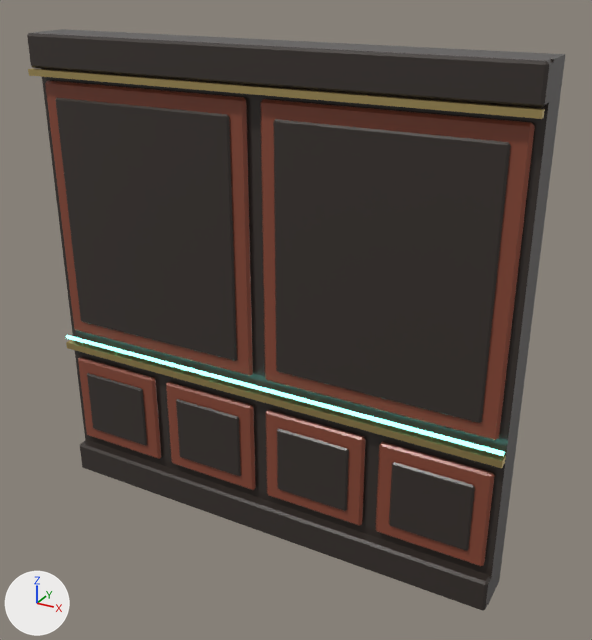
The glTF model maze3d/kits/executive/models/wall_ex_panel2.glb as it was, and as the next commit left it.
Rendered twice from a 50 mm lens placed at (3.07, -4.99, 4.52), pointed at (0.23, 0.18, 1.94). Arrows for +X, +Y and +Z are at lower left; the lights stay in place. The picture after the commit comes second. Vertices at exactly the same position are counted once.

Before the edit, the objects in view are built like this:
```python
mat_ebony = principled_material('ebony')
mat_ebony.base_color = (0.045, 0.035, 0.03)  # dark grey #3c3530
mat_ebony.metallic = 0.1
mat_ebony.roughness = 0.28
mat_holo = principled_material('holo')
mat_holo.base_color = (0.2, 0.95, 0.85)  # cyan #7cf9ed
mat_holo.roughness = 0.6
mat_holo.emission_color = (0.211, 1.0, 0.895)  # cyan #7ffff3
mat_holo.emission_strength = 2.85
me_wall = bpy.data.meshes.new('wall')
me_wall.from_pydata(...)  # 368 vertices, 664 faces; spans x -2.0..2.0, y -0.14..0.3, z 0.0..4.0
# faces by material slot: [364, 264, 24, 12]
me_wall.materials.append(mat_ebony)  # dark grey #3c3530
me_wall.materials.append(mat_rosewood)  # brown #8b4b38
me_wall.materials.append(mat_brass)  # yellow #ddc481
me_wall.materials.append(mat_holo)  # cyan #7cf9ed, glowing cyan #7ffff3
ob_wall_ex_panel2 = bpy.data.objects.new('wall_ex_panel2', me_wall)
ob_wall_ex_panel2.location = (0.0, 0.0, 0.0)
```
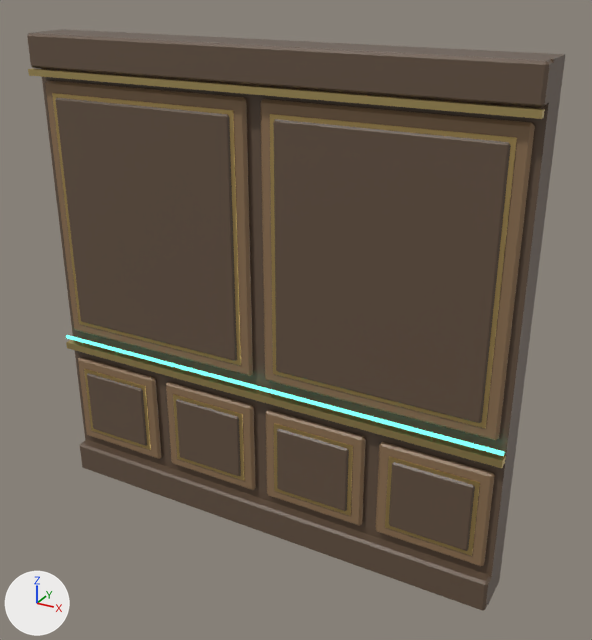
Location of each change, (x1, y1, x2, y2) in pixels of the pictures (592 x 640 px):
'wall_ex_panel2', recoloured, surface changed, reshaped (dark grey to brown)
    both: (27, 29, 566, 611)
part 1 of me_wall, added
    after: (84, 369, 151, 450)
part 2 of me_wall, added
    after: (173, 394, 245, 481)
part 3 of me_wall, added
    after: (274, 423, 353, 516)
part 4 of me_wall, added
    after: (385, 456, 480, 556)
part 5 of me_wall, added
    after: (52, 93, 241, 365)
part 6 of me_wall, added
    after: (270, 114, 517, 428)

Patch to the scene script:
```diff
--- a/maze3d/kits/executive/models/wall_ex_panel2.glb.py
+++ b/maze3d/kits/executive/models/wall_ex_panel2.glb.py
@@ mat_ebony @@
 mat_ebony = principled_material('ebony')
-mat_ebony.base_color = (0.045, 0.035, 0.03)  # dark grey #3c3530
+mat_ebony.base_color = (0.13, 0.085, 0.055)  # brown #655242
 mat_ebony.metallic = 0.1
@@ mat_holo @@
 mat_holo.emission_color = (0.211, 1.0, 0.895)  # cyan #7ffff3
-mat_holo.emission_strength = 2.85
+mat_holo.emission_strength = 1.08
@@ mat_gold_burn @@
+mat_gold_burn = principled_material('gold_burn')
+mat_gold_burn.base_color = (0.7, 0.5, 0.19)  # beige #dabc79
+mat_gold_burn.metallic = 1.0
+mat_gold_burn.roughness = 0.42
@@ me_wall @@
 # used by ob_wall_ex_panel2; location = (0.0, 0.0, 0.0)
-me_wall.from_pydata(...)  # 368 vertices, 664 faces; spans x -2.0..2.0, y -0.14..0.3, z 0.0..4.0
+me_wall.from_pydata(...)  # 416 vertices, 736 faces; spans x -2.0..2.0, y -0.14..0.3, z 0.0..4.0
+# me_wall part 1: a new loose piece, a box spanning x -1.85..-1.15, y -0.058..-0.046, z 0.45..1.1, in mat_gold_burn (beige #dabc79)
+# me_wall part 2: a new loose piece, a box spanning x -0.85..-0.15, y -0.058..-0.046, z 0.45..1.1, in mat_gold_burn (beige #dabc79)
+# me_wall part 3: a new loose piece, a box spanning x 0.15..0.85, y -0.058..-0.046, z 0.45..1.1, in mat_gold_burn (beige #dabc79)
+# me_wall part 4: a new loose piece, a box spanning x 1.15..1.85, y -0.058..-0.046, z 0.45..1.1, in mat_gold_burn (beige #dabc79)
+# me_wall part 5: a new loose piece, a box spanning x -1.85..-0.15, y -0.058..-0.046, z 1.55..3.55, in mat_gold_burn (beige #dabc79)
+# me_wall part 6: a new loose piece, a box spanning x 0.15..1.85, y -0.058..-0.046, z 1.55..3.55, in mat_gold_burn (beige #dabc79)
 me_wall.materials.append(mat_ebony)
@@ me_wall @@
 me_wall.materials.append(mat_holo)
+me_wall.materials.append(mat_gold_burn)  # beige #dabc79
```
